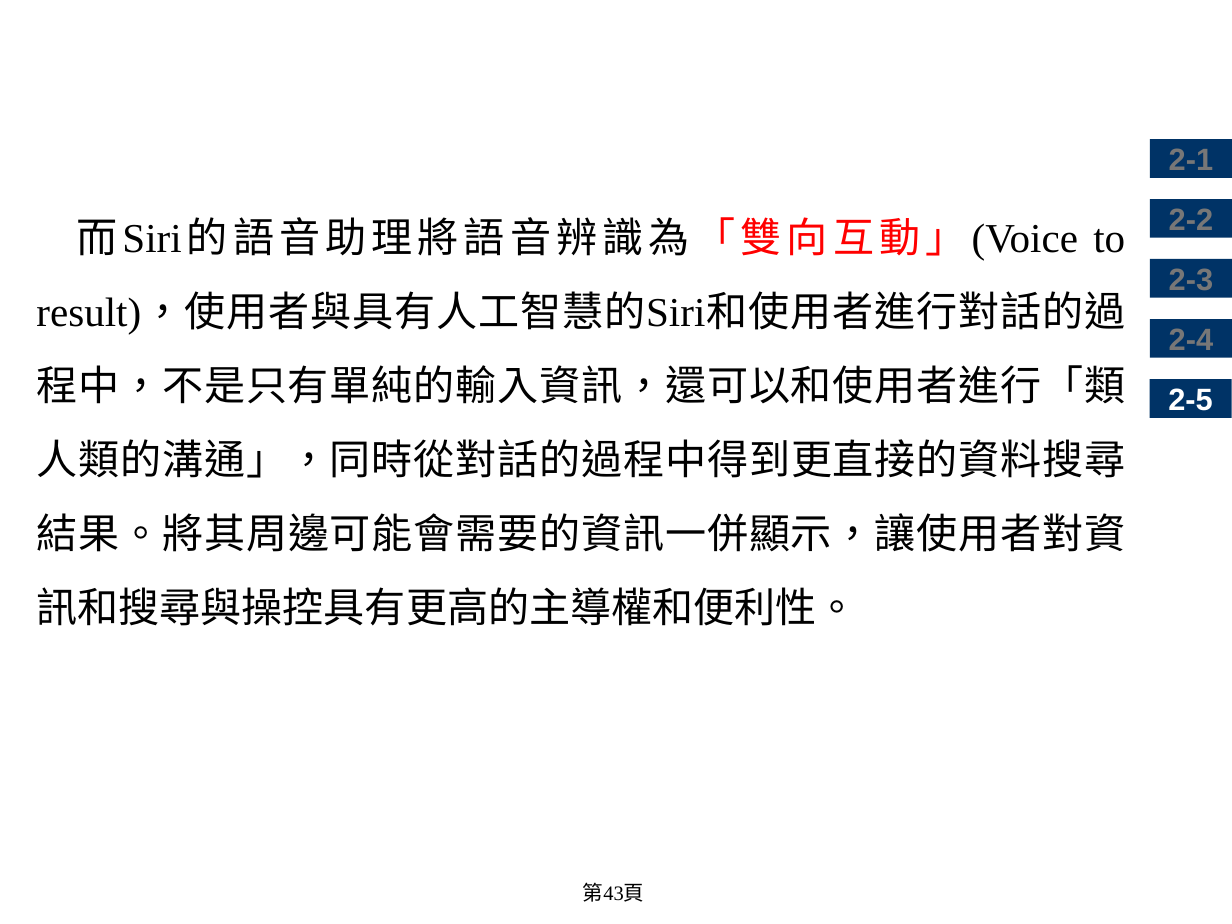
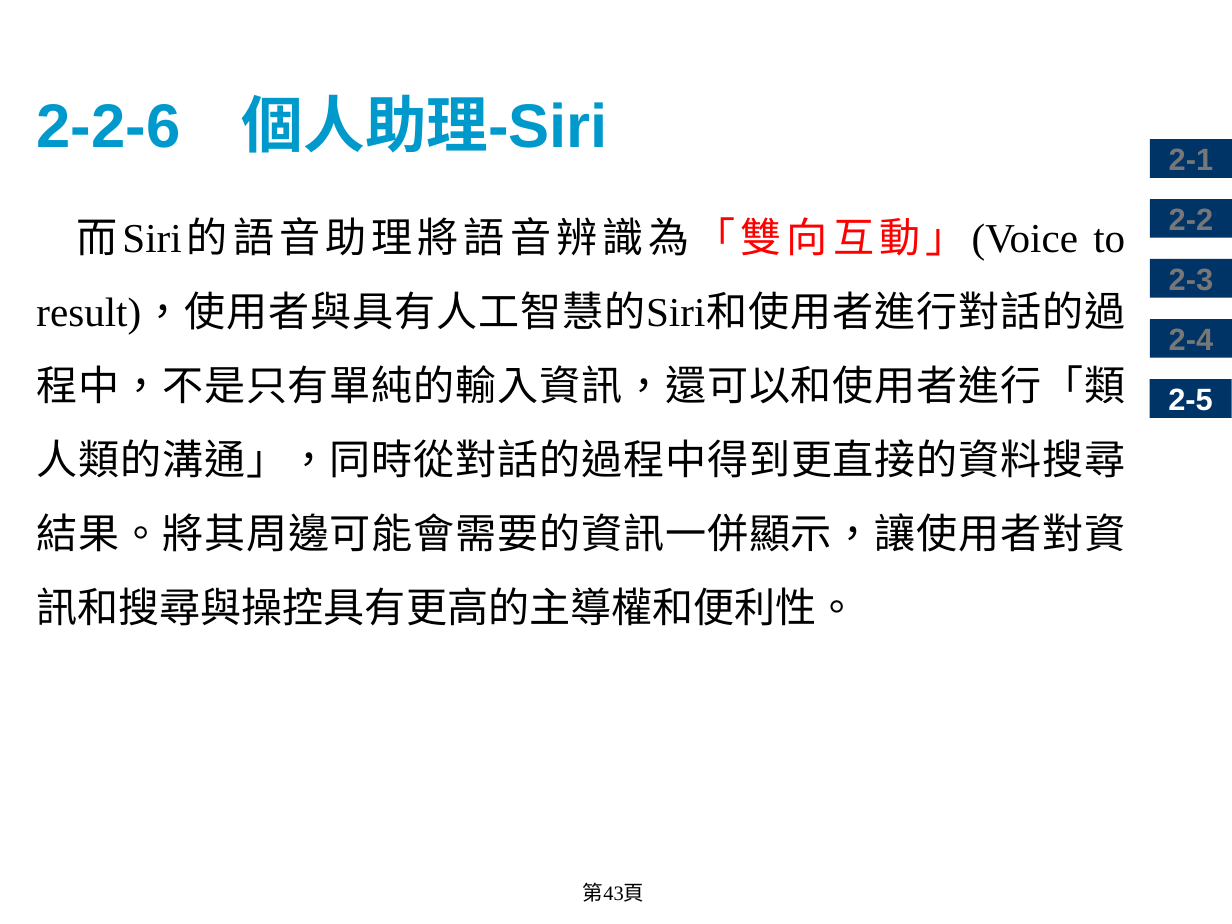
Before and after one commit to chih-chengwu/Artificial-Intelligence-MD, a slide deck: slide 43 of 2.人工智慧應用.pptx. Drawn at 1232x924 pixels with LibreOffice and Linux fonts; fonts in the diff are those of the drawing; background and template pictures are left out. Boxes give left, top, right and bottom in pixels: in the first picture for what was removed or moved away, otherwise in the second. Text is boxed around its words. In the diff, an @@ line names an element or a change of style, - is before the commit and + after.

```diff
--- a/2.人工智慧應用.pptx
+++ b/2.人工智慧應用.pptx
@@ title added at <box>36,94,608,153</box>, 36 pt, text #0099CC, bold @@
+2-2-6 個人助理-Siri
```
Also in this commit, not shown: 43 other slides changed, 14 slides added, 14 slides removed, 3 other files.
